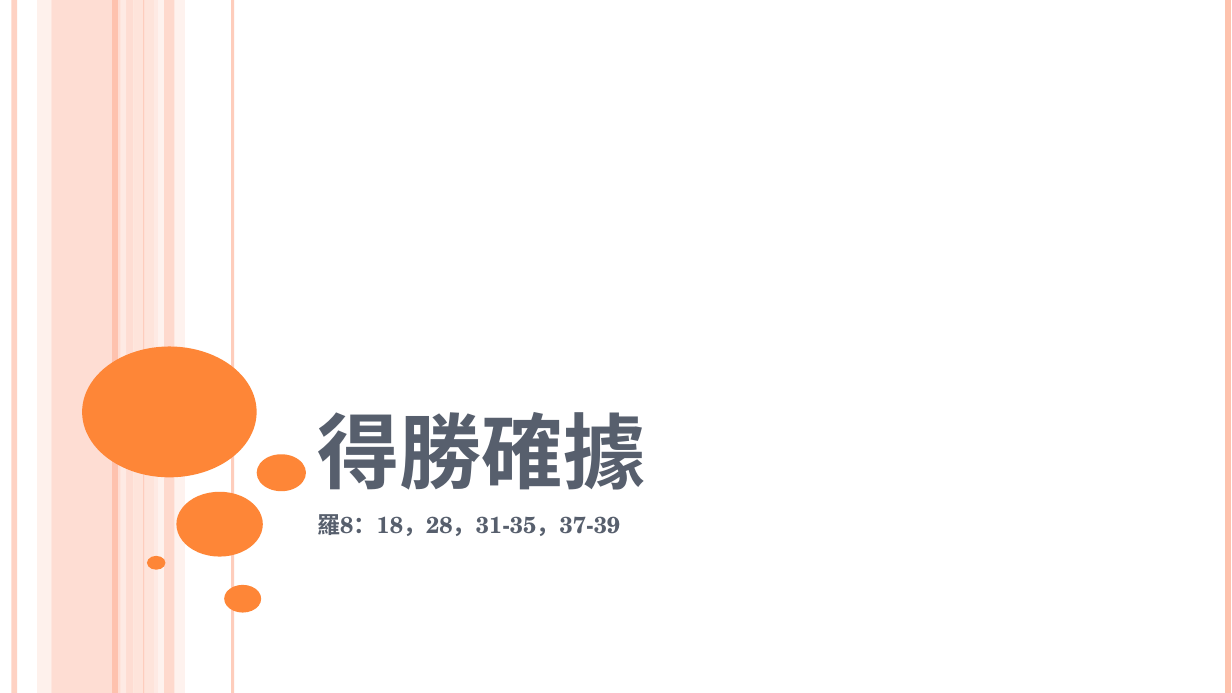
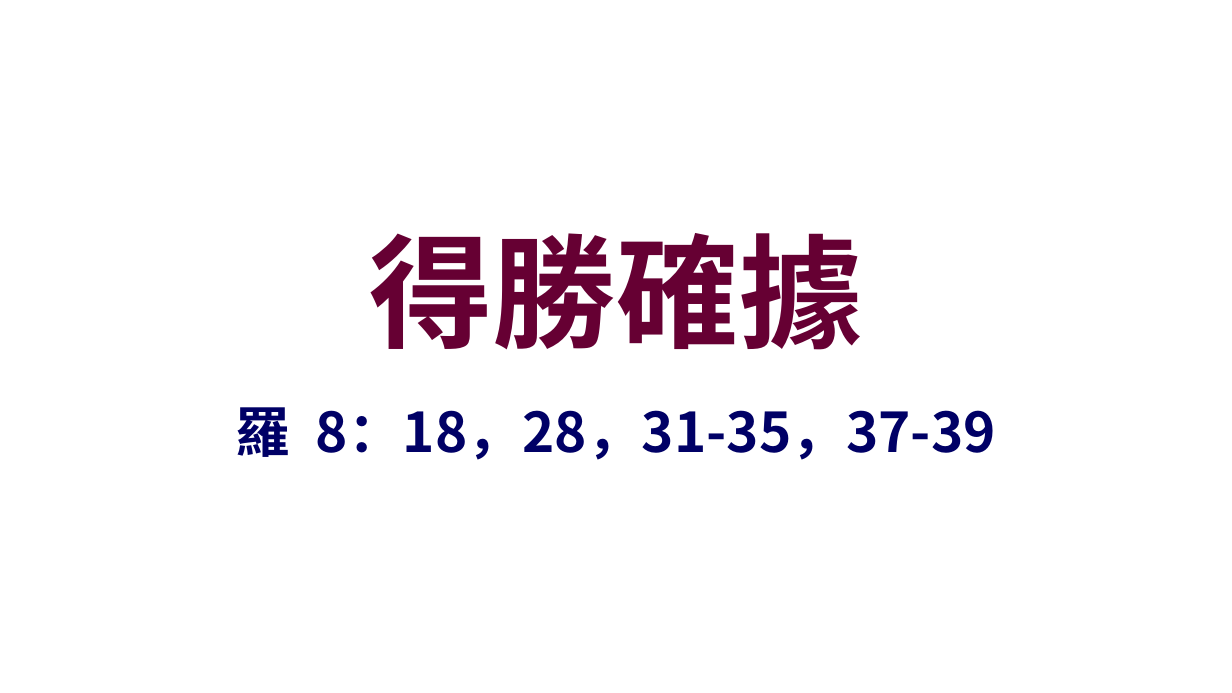
Before and after one commit to batisuoc/worship-resources, a slide deck: slide 1 of 64得勝確據.pptx. Drawn at 1232x693 pixels with LibreOffice and Linux fonts; fonts in the diff are those of the drawing; background and template pictures are left out. Boxes give left, top, right and bottom in pixels: in the first picture for what was removed or moved away, otherwise in the second. Text is boxed around its words. In the diff, an @@ line names an element or a change of style, - is before the commit and + after.

```diff
--- a/64得勝確據.pptx
+++ b/64得勝確據.pptx
@@ line removed from (15, 0) to (15, 693) @@
@@ rectangle removed at (x1=37, y1=0, x2=51, y2=693) @@
@@ rectangle removed at (x1=52, y1=0, x2=134, y2=693) @@
@@ line removed from (116, 0) to (116, 693) @@
@@ line removed from (123, 0) to (123, 693) @@
@@ rectangle removed at (x1=133, y1=0, x2=158, y2=693) @@
@@ line removed from (144, 0) to (144, 693) @@
@@ rectangle removed at (x1=153, y1=0, x2=185, y2=693) @@
@@ rectangle removed at (x1=165, y1=0, x2=175, y2=693) @@
@@ line removed from (233, 0) to (233, 693) @@
@@ line removed from (1228, 0) to (1228, 693) @@
@@ title "得勝確據" moved from (x1=317, y1=412, x2=645, y2=490) to (x1=370, y1=233, x2=863, y2=350) @@
@@ title "得勝確據" at (x1=370, y1=233, x2=863, y2=350): size 80 to 96 pt, font TeX Gyre Schola to Noto Sans CJK SC, text colour #575F6D to #660033, small capitals off; alignment left to centre; vertical alignment bottom to middle @@
@@ ellipse removed at (x1=82, y1=347, x2=257, y2=478) @@
@@ subtitle at (x1=236, y1=407, x2=996, y2=460): text changed; size 18 to 42.7 pt; font TeX Gyre Schola to Noto Sans CJK SC; text colour #575F6D to #000066 @@
-羅8：18，28，31-35，37-39
+羅 8：18，28，31-35，37-39
@@ ellipse removed at (x1=257, y1=455, x2=306, y2=492) @@
@@ ellipse removed at (x1=177, y1=492, x2=263, y2=556) @@
@@ ellipse removed at (x1=147, y1=556, x2=165, y2=570) @@
@@ ellipse removed at (x1=225, y1=585, x2=262, y2=613) @@
```
Also in this commit, not shown: 5 other slides changed, 1 slide added.
